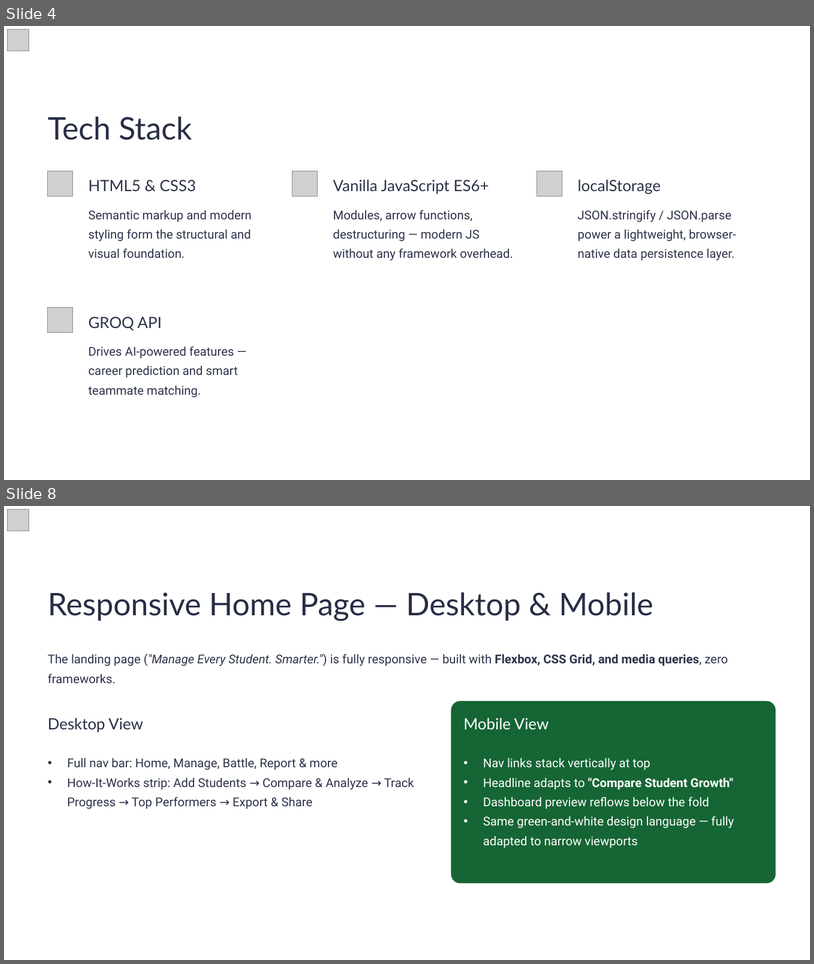
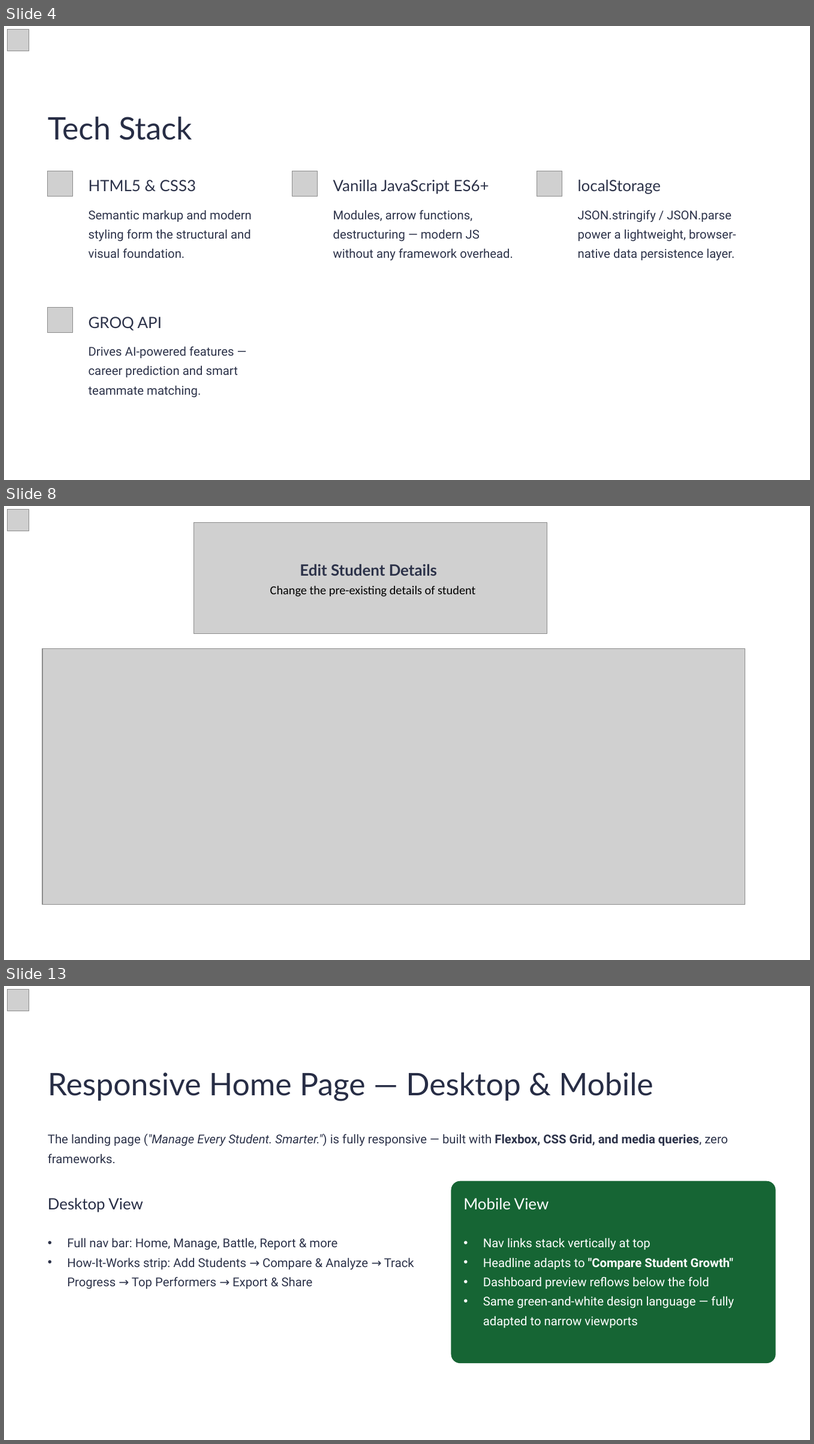
Before and after one commit to Pashvinder/Student-Profile-Management-System, a slide deck: files/Nodus_3G2_TeamNo_10.pptx. Shown one above the other, each under a label of ours: slides 4 and 8 before the commit, slides 4, 8 and 13 after it; the slides between them are not shown. The pictures are 814x964 and 814x1444 pixels, drawn with LibreOffice and Linux fonts; fonts in the diff are those of the drawing; grey boxes stand for pictures; background and template pictures are left out. Boxes give left, top, right and bottom in pixels: in the first picture for what was removed or moved away, otherwise in the second. Text is boxed around its words. In the diff, an @@ line names an element or a change of style, - is before the commit and + after.

```diff
--- a/files/Nodus_3G2_TeamNo_10.pptx
+++ b/files/Nodus_3G2_TeamNo_10.pptx
@@ slide 8 added at <box>4,506,810,960</box>, background picture (left out); not listed: 1 template element that a slide beside it also shows @@
@@ picture added at <box>8,510,29,531</box> @@
@@ picture added at <box>194,522,547,634</box> @@
@@ text added at <box>300,564,437,576</box>, 18.5 pt, text #2C3249, bold @@
+Edit Student Details
@@ text added at <box>270,586,476,597</box>, 14.5 pt, text #000000 @@
+Change the pre-existing details of student
@@ picture added at <box>43,649,746,904</box> @@
@@ what was slide 8 is now slide 13 @@
```
Also in this commit, not shown: 3 slides changed, 3 other slides added, 1 slide removed, 5 other files.
